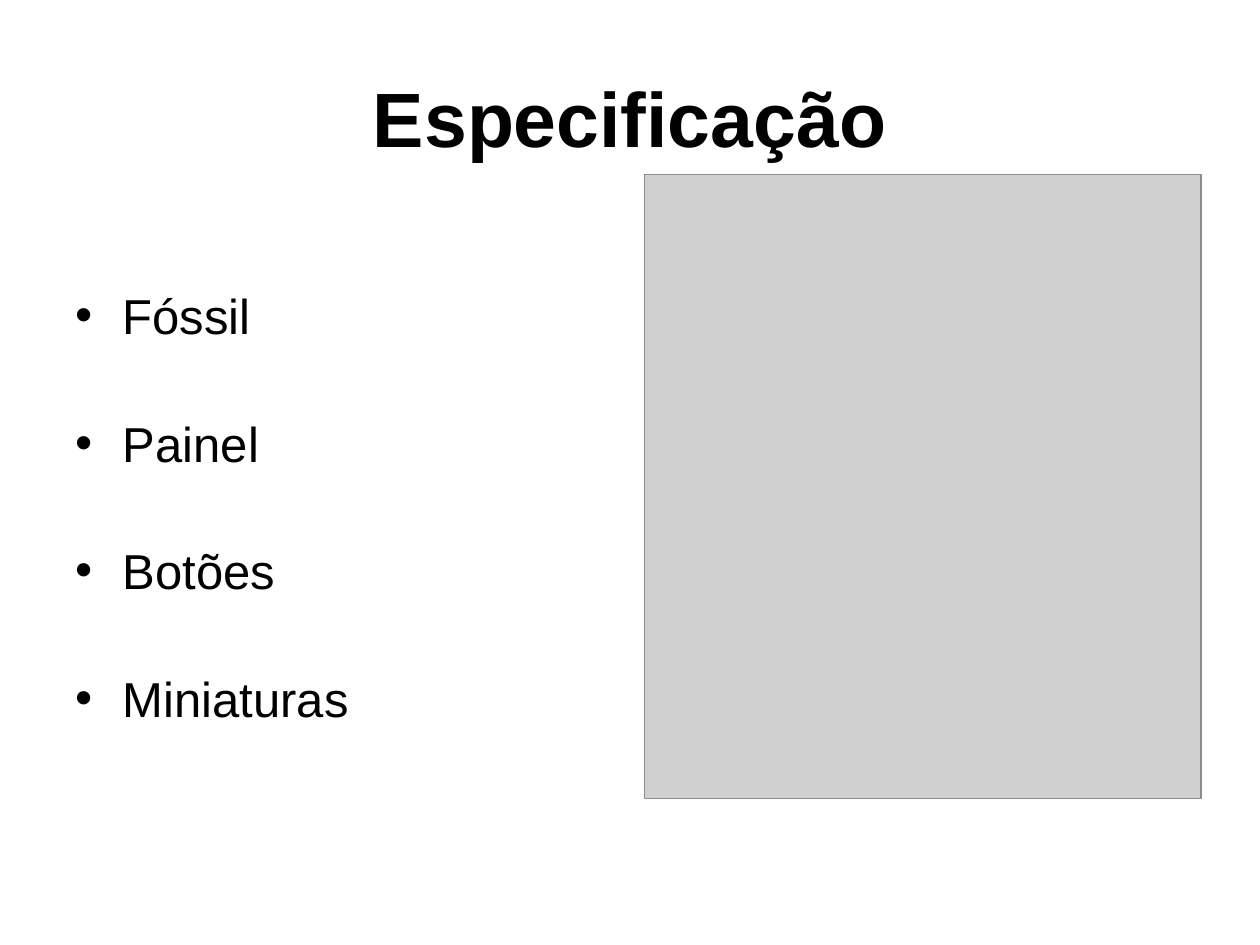
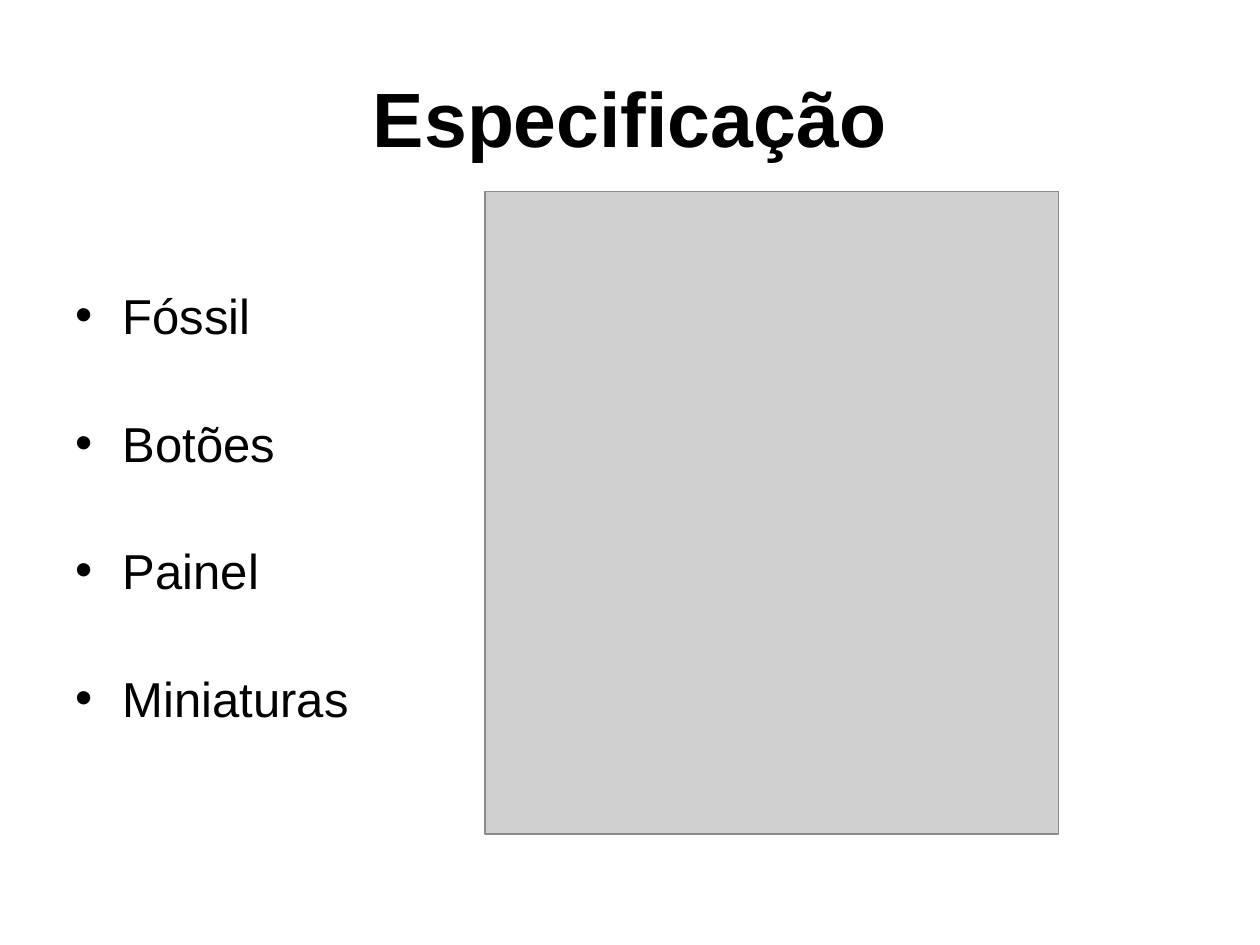
Before and after one commit to gcgfurb/tcc_JulioVicenteBrych, a slide deck: slide 11 of _julio/ApresentaçãoTCC-Julio_Vicente_Brych.pptx. Drawn at 1260x945 pixels with LibreOffice and Linux fonts; fonts in the diff are those of the drawing; grey boxes stand for pictures; background and template pictures are left out. Boxes give left, top, right and bottom in pixels: in the first picture for what was removed or moved away, otherwise in the second. Text is boxed around its words. In the diff, an @@ line names an element or a change of style, - is before the commit and + after.

```diff
--- a/_julio/ApresentaçãoTCC-Julio_Vicente_Brych.pptx
+++ b/_julio/ApresentaçãoTCC-Julio_Vicente_Brych.pptx
@@ picture: place and size @@
-picture at [645, 175, 1202, 799]
+picture at [485, 192, 1058, 834]
@@ text at [123, 427, 275, 463]: paragraph added @@
+• Botões
@@ text at [123, 554, 275, 590]: paragraph removed @@
-• Botões
```
Also in this commit, not shown: 10 other slides changed, 1 slide added.
